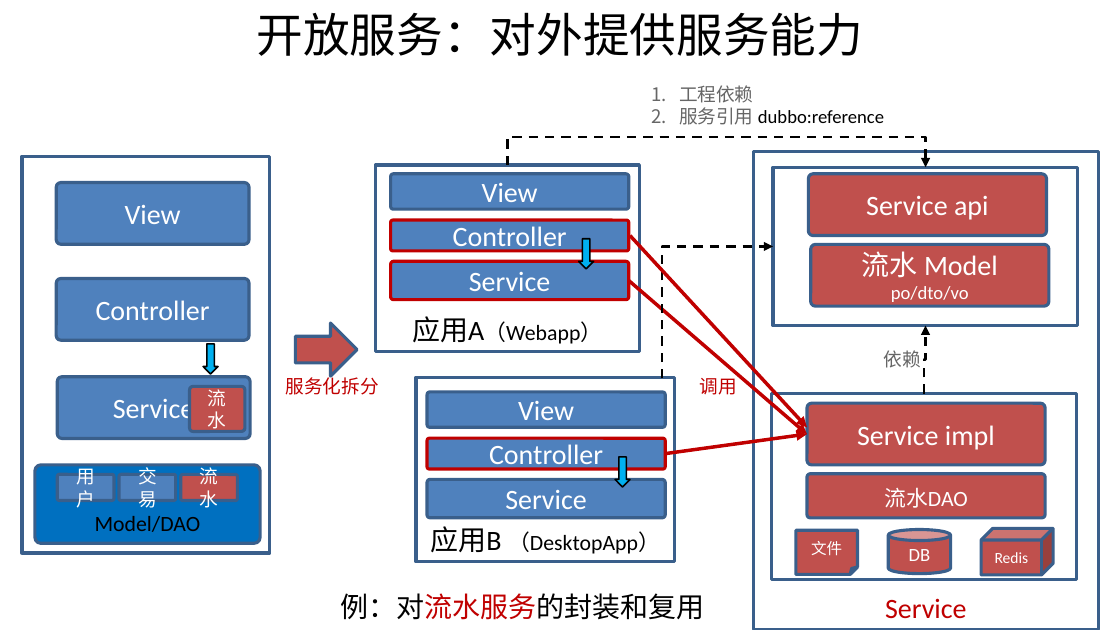
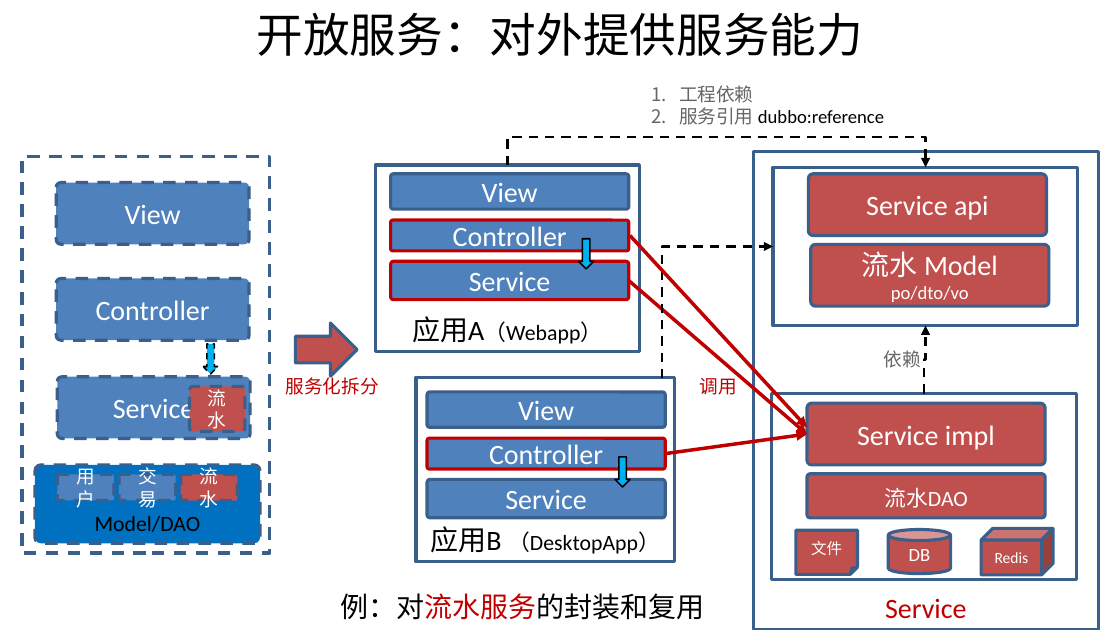
Before and after one commit to shiyunlai/tistools, a slide deck: slide 16 of readme/TIStools.pptx. Drawn at 1120x630 pixels with LibreOffice and Linux fonts; fonts in the diff are those of the drawing. Boxes give left, top, right and bottom in pixels: in the first picture for what was removed or moved away, otherwise in the second. Text is boxed around its words. In the diff, an @@ line names an element or a change of style, - is before the commit and + after.

```diff
--- a/readme/TIStools.pptx
+++ b/readme/TIStools.pptx
@@ outline #3A5F8C 2 pt to #3A5F8C 2 pt dashed in 9 elements at (35,465,260,543), (57,376,250,438), (56,183,249,244), (56,279,249,340), (57,475,114,501), (119,475,176,501), (180,475,237,501), (189,386,244,431), (22,157,270,553) @@
@@ down arrow at (203,344,217,374): outline #000000 1 pt to #000000 1 pt dashed @@
```
Also in this commit, not shown: 3 other files.
